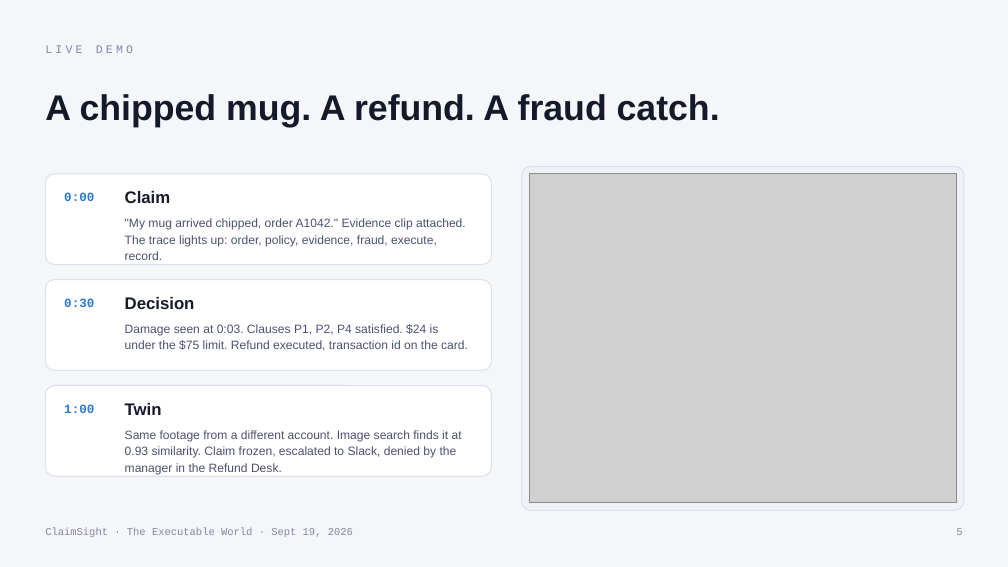
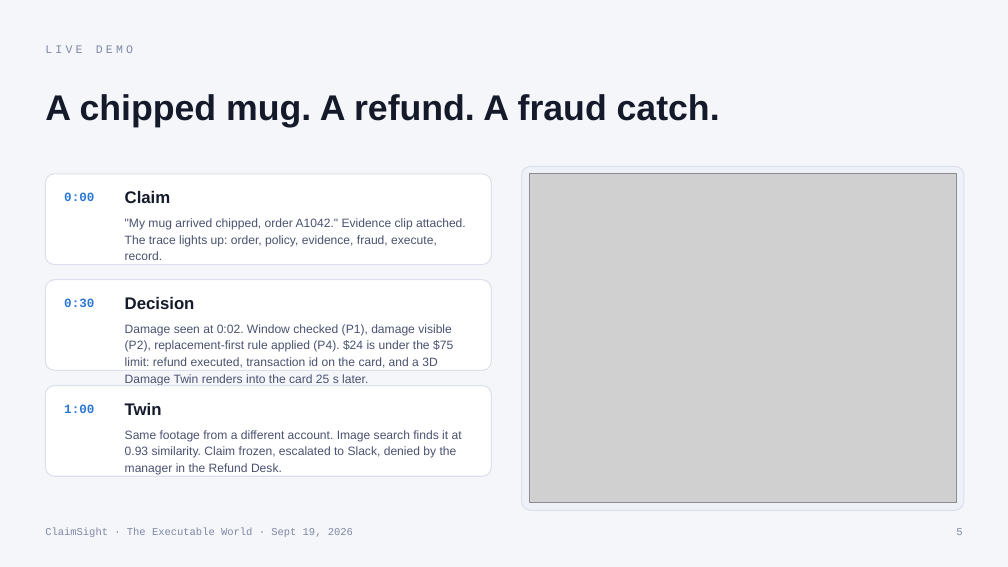
Before and after one commit to vnmoorthy/claimsight, a slide deck: slide 5 of docs/deck/ClaimSight-deck.pptx. Drawn at 1008x567 pixels with LibreOffice and Linux fonts; fonts in the diff are those of the drawing; grey boxes stand for pictures. Boxes give left, top, right and bottom in pixels: in the first picture for what was removed or moved away, otherwise in the second. Text is boxed around its words. In the diff, an @@ line names an element or a change of style, - is before the commit and + after.

```diff
--- a/docs/deck/ClaimSight-deck.pptx
+++ b/docs/deck/ClaimSight-deck.pptx
@@ text at [125, 324, 453, 385]: text changed @@
-Damage seen at 0:03. Clauses P1, P2, P4 satisfied. $24 is under the $75 limit. Refund executed, transaction id on the card.
+Damage seen at 0:02. Window checked (P1), damage visible (P2), replacement-first rule applied (P4). $24 is under the $75 limit: refund executed, transaction id on the card, and a 3D Damage Twin renders into the card 25 s later.
```
Also in this commit, not shown: 2 other slides changed, 7 other files.
